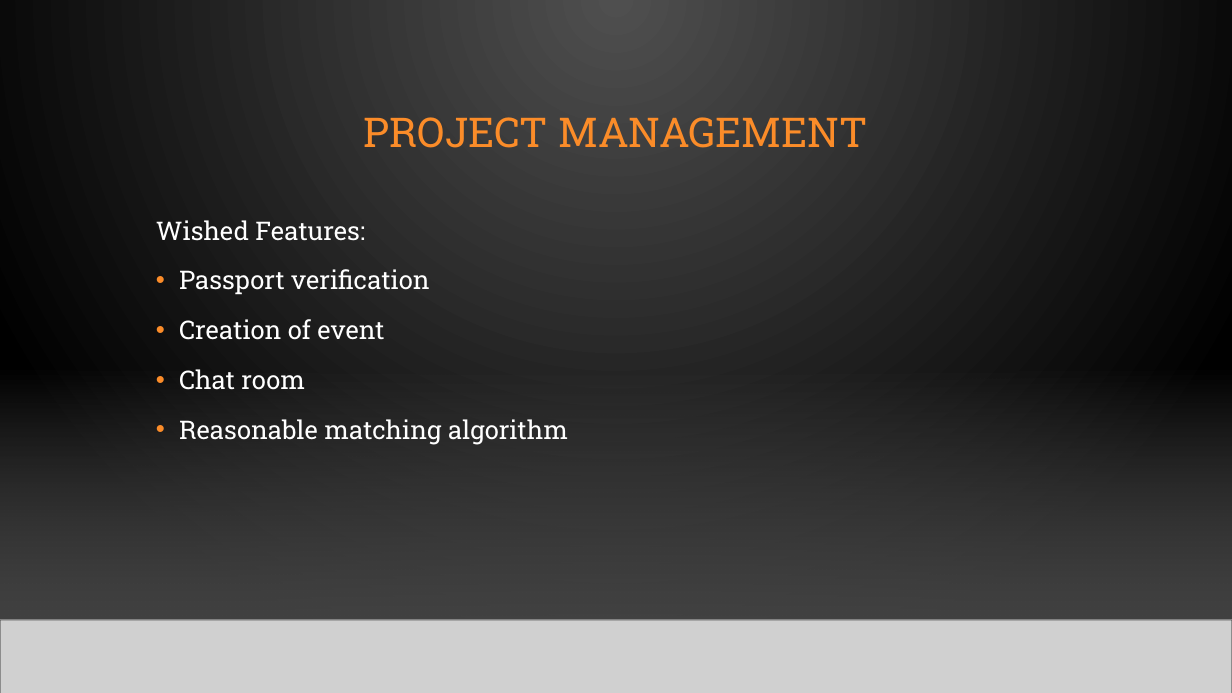
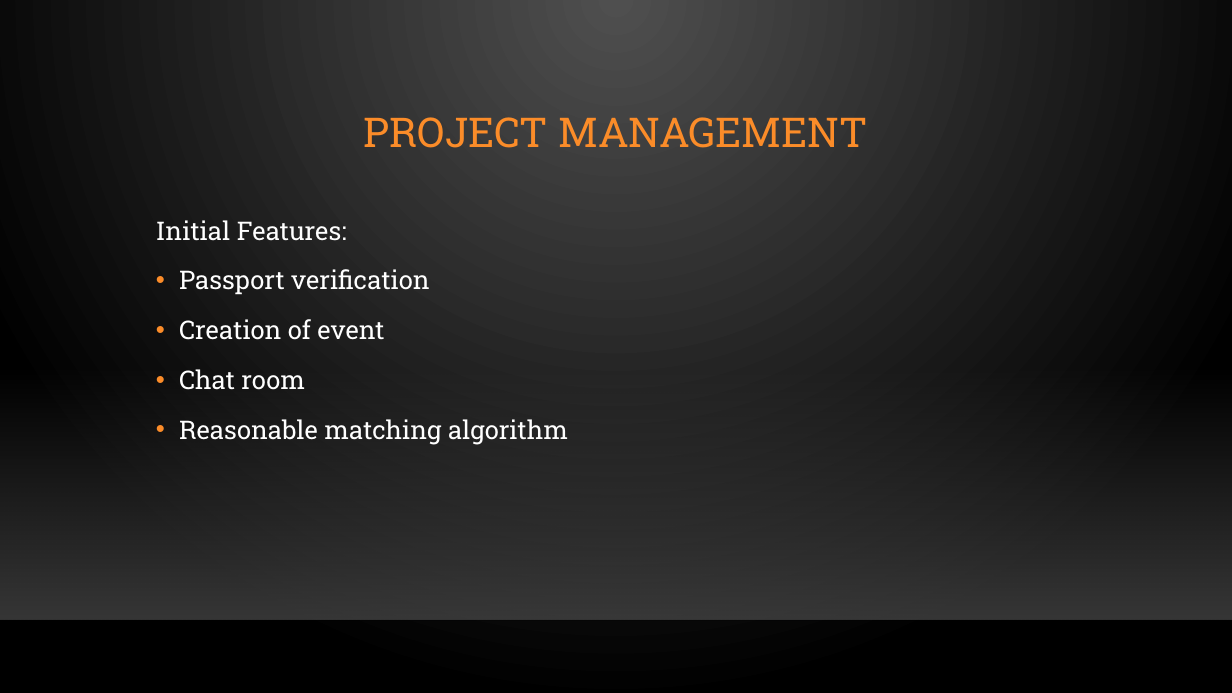
Before and after one commit to ssm0318/2018_MobileComputing, a slide deck: slide 5 of ProjectPresentation.pptx. Drawn at 1232x693 pixels with LibreOffice and Linux fonts; fonts in the diff are those of the drawing; grey boxes stand for pictures; background and template pictures are left out. Boxes give left, top, right and bottom in pixels: in the first picture for what was removed or moved away, otherwise in the second. Text is boxed around its words. In the diff, an @@ line names an element or a change of style, - is before the commit and + after.

Commit message:
update ppt

```diff
--- a/ProjectPresentation.pptx
+++ b/ProjectPresentation.pptx
@@ text at bbox=[156, 220, 347, 241]: text changed @@
-Wished Features:
+Initial Features:
@@ rectangle removed at bbox=[0, 366, 1232, 619] @@
@@ picture removed at bbox=[0, 619, 1232, 693] @@
@@ line removed from (0, 620) to (1232, 620) @@
```
Also in this commit, not shown: 3 other slides changed.
